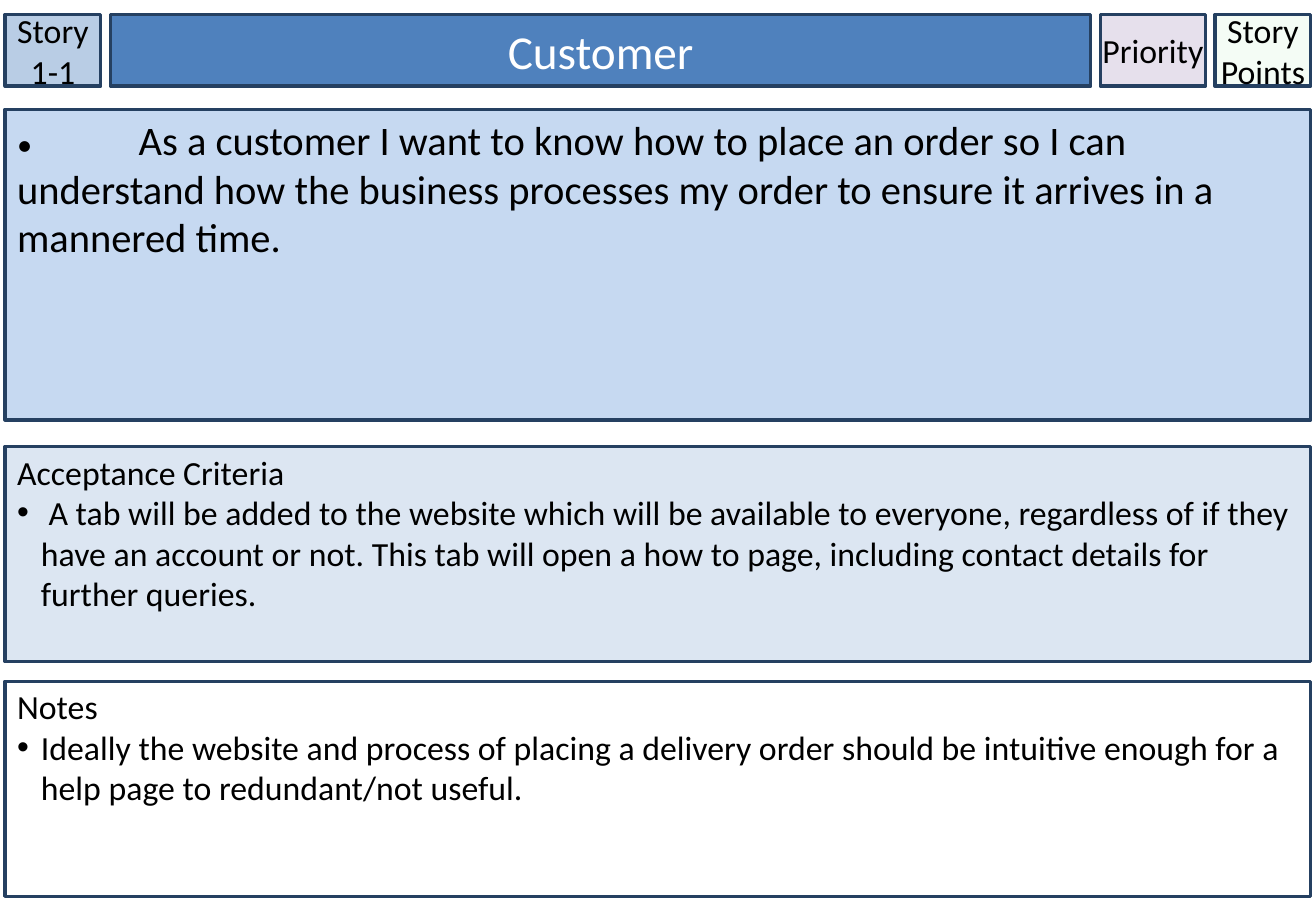
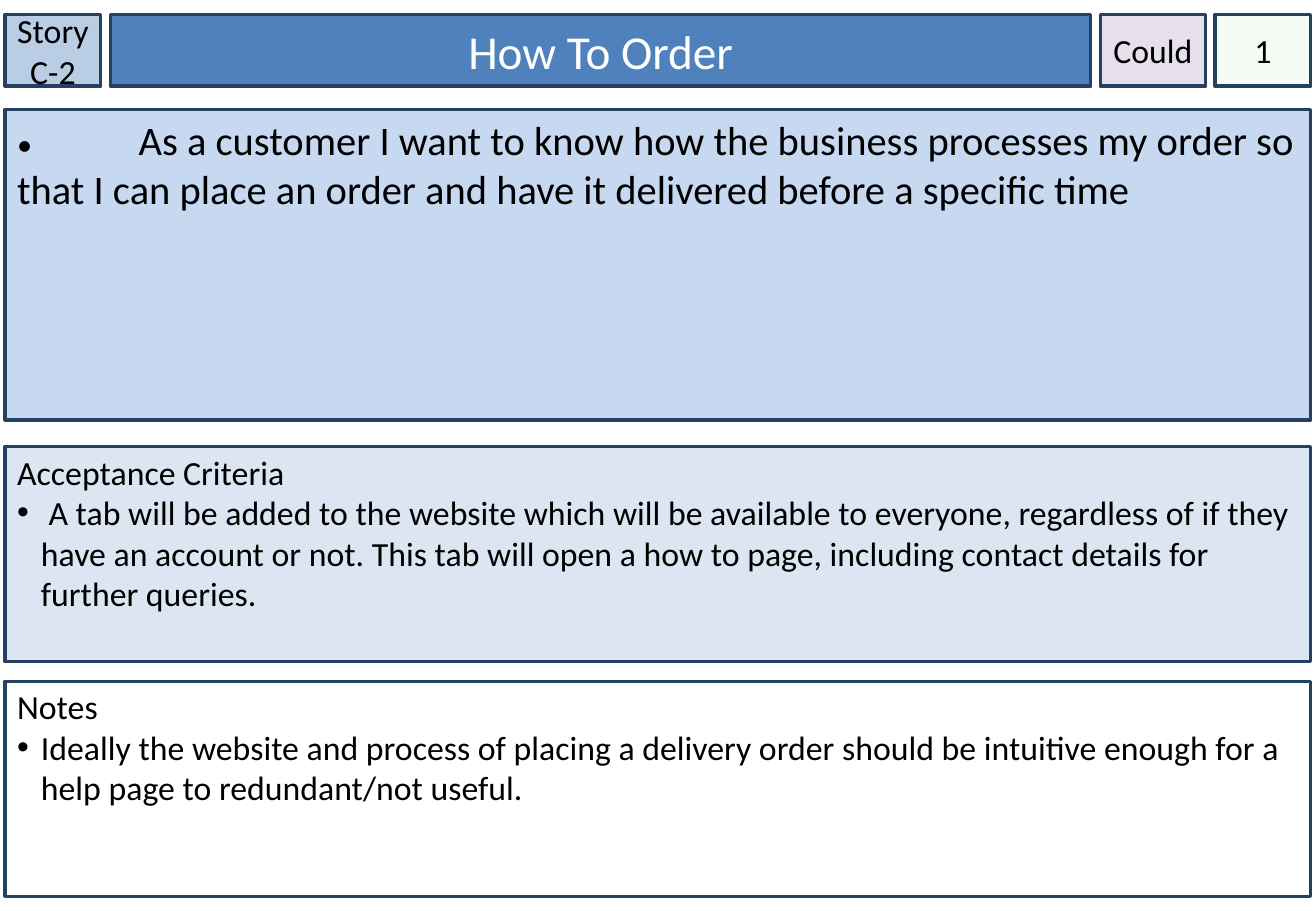
Before and after one commit to victoria-tobin/IFB299, a slide deck: slide 10 of Our story cards.pptx (slide 9 before the commit). Drawn at 1316x911 pixels with LibreOffice and Linux fonts; fonts in the diff are those of the drawing. Boxes give left, top, right and bottom in pixels: in the first picture for what was removed or moved away, otherwise in the second. Text is boxed around its words. In the diff, an @@ line names an element or a change of style, - is before the commit and + after.

```diff
--- a/Our story cards.pptx
+++ b/Our story cards.pptx
@@ text in rectangle at bbox=[17, 15, 89, 92]: text changed @@
-Story 1-1
+Story C-2
@@ text in rectangle at bbox=[468, 36, 733, 70]: text changed @@
-Customer
+How To Order
@@ text in rectangle at bbox=[1113, 39, 1192, 64]: text changed @@
-Priority
+Could
@@ text in rectangle at bbox=[1254, 41, 1271, 63]: text changed @@
-Story Points
+1
@@ text in rectangle at bbox=[17, 127, 1293, 211]: text changed @@
-• As a customer I want to know how to place an order so I can understand how the business processes my order to ensure it arrives in a mannered time.
+• As a customer I want to know how the business processes my order so that I can place an order and have it delivered before a specific time
```
Also in this commit, not shown: 12 other slides changed, 7 slides added, 5 other files.
